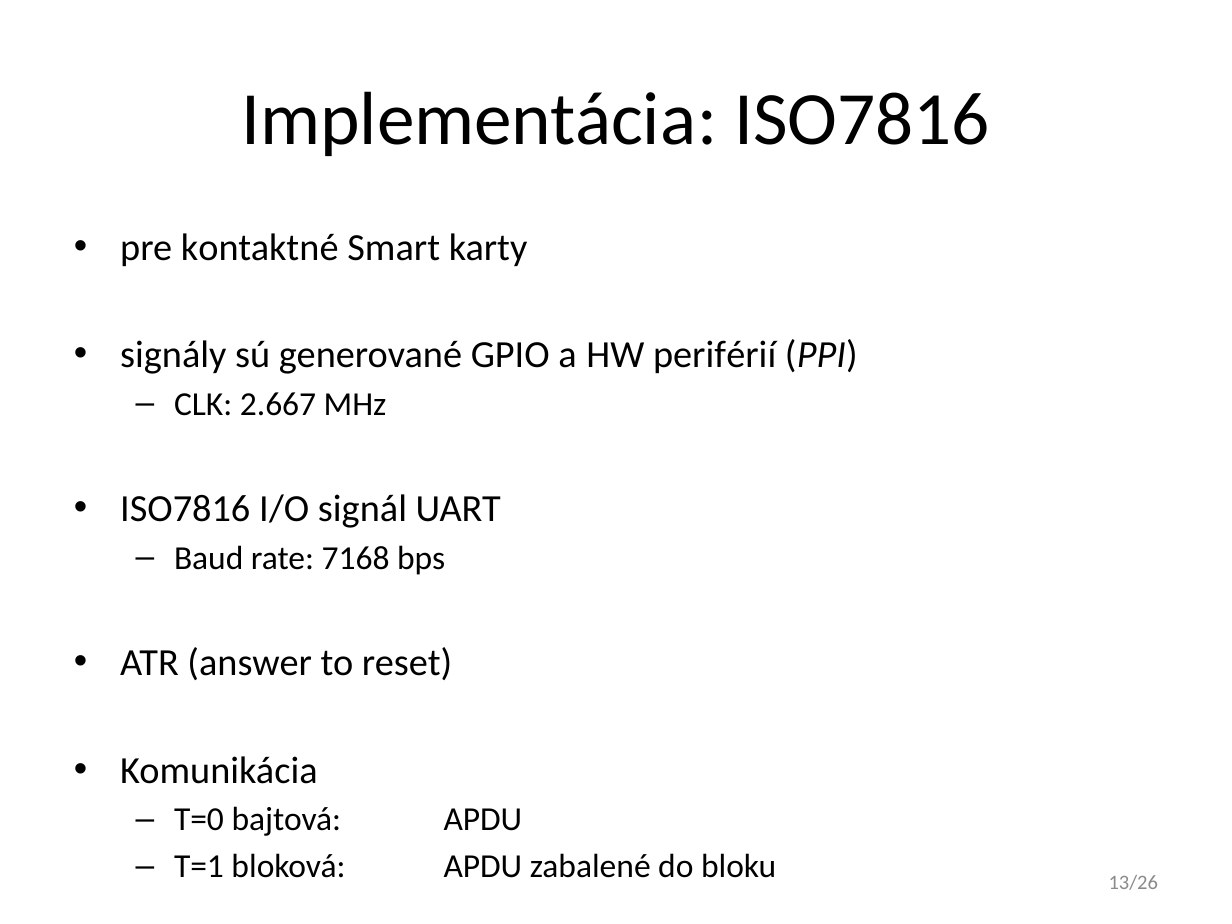
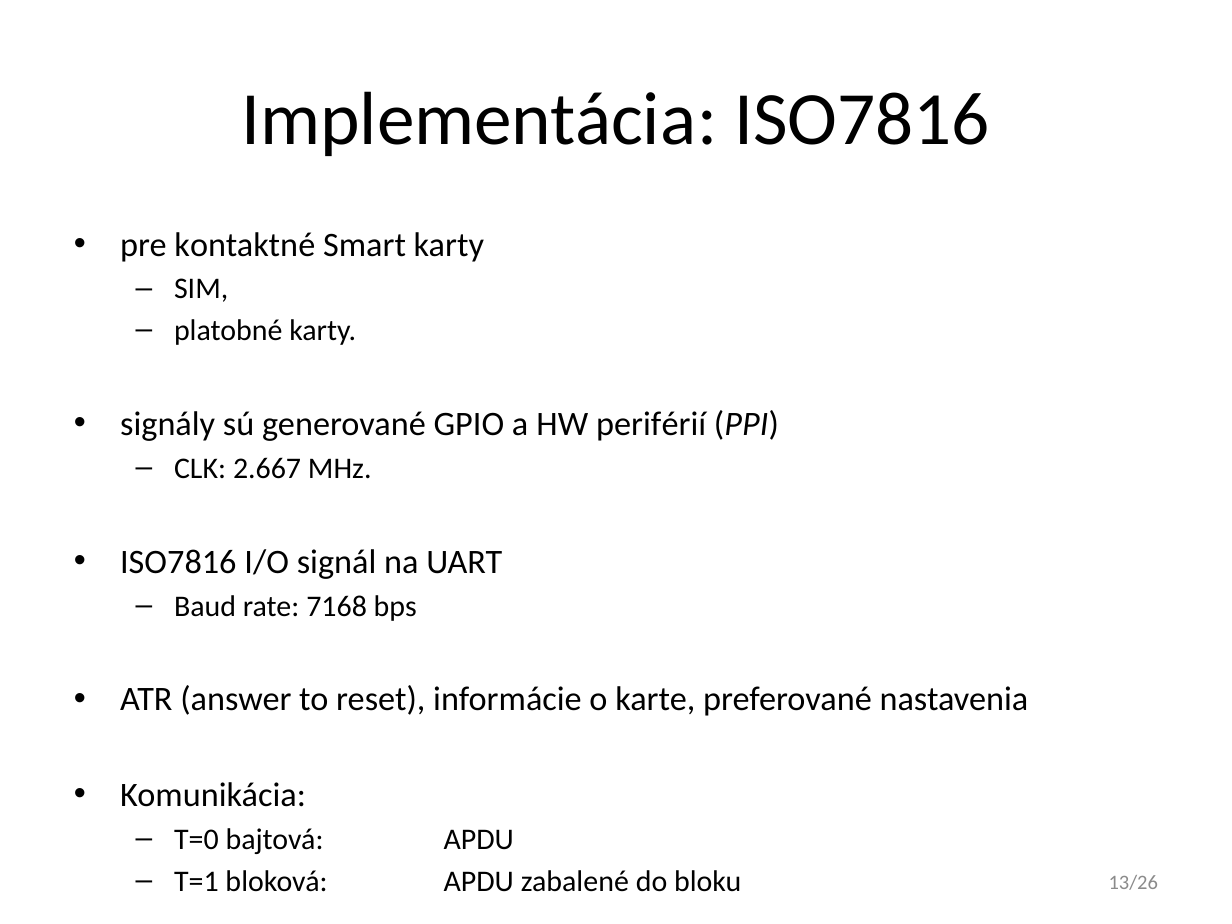
Before and after one commit to javacard-FOSS-applets/nrf6310-pca10007, a slide deck: slide 13 of Obhajoba/xdoubravsky_dp.pptx. Drawn at 1232x924 pixels with LibreOffice and Linux fonts; fonts in the diff are those of the drawing. Boxes give left, top, right and bottom in pixels: in the first picture for what was removed or moved away, otherwise in the second. Text is boxed around its words. In the diff, an @@ line names an element or a change of style, - is before the commit and + after.

```diff
--- a/Obhajoba/xdoubravsky_dp.pptx
+++ b/Obhajoba/xdoubravsky_dp.pptx
@@ text at [120, 232, 779, 892]: size 22.4 to 20 pt in "pre kontaktné Smart karty", "signály sú generované GPIO a HW periférií ..."; size 19.6 to 17.5 pt in "Baud rate: 7168 bps", "T=0 bajtová: APDU", "T=1 bloková: APDU zabalené do bloku" @@
@@ text at [174, 278, 356, 345]: paragraphs added @@
+  – SIM,
+  – platobné karty.
@@ text at [120, 457, 502, 579]: text changed; size 22.4 to 20 pt @@
-  – CLK: 2.667 MHz
-• ISO7816 I/O signál UART
+  – CLK: 2.667 MHz.
+• ISO7816 I/O signál na UART
@@ text at [120, 685, 1029, 807]: text changed; size 22.4 to 20 pt @@
-• ATR (answer to reset)
-• Komunikácia
+• ATR (answer to reset), informácie o karte, preferované nastavenia
+• Komunikácia:
```
Also in this commit, not shown: 10 other slides changed.
